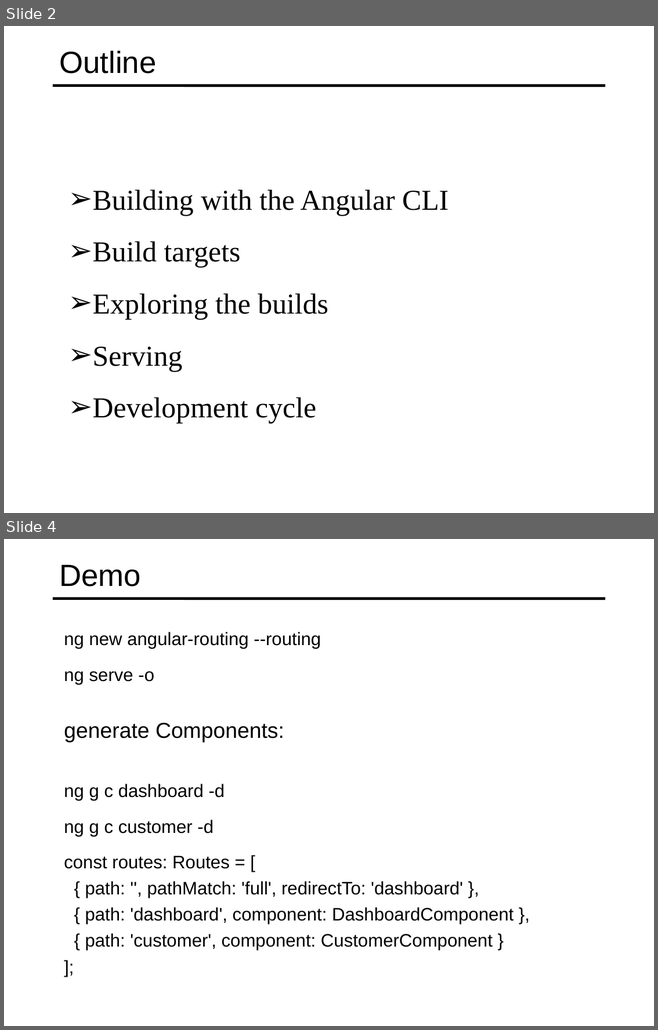
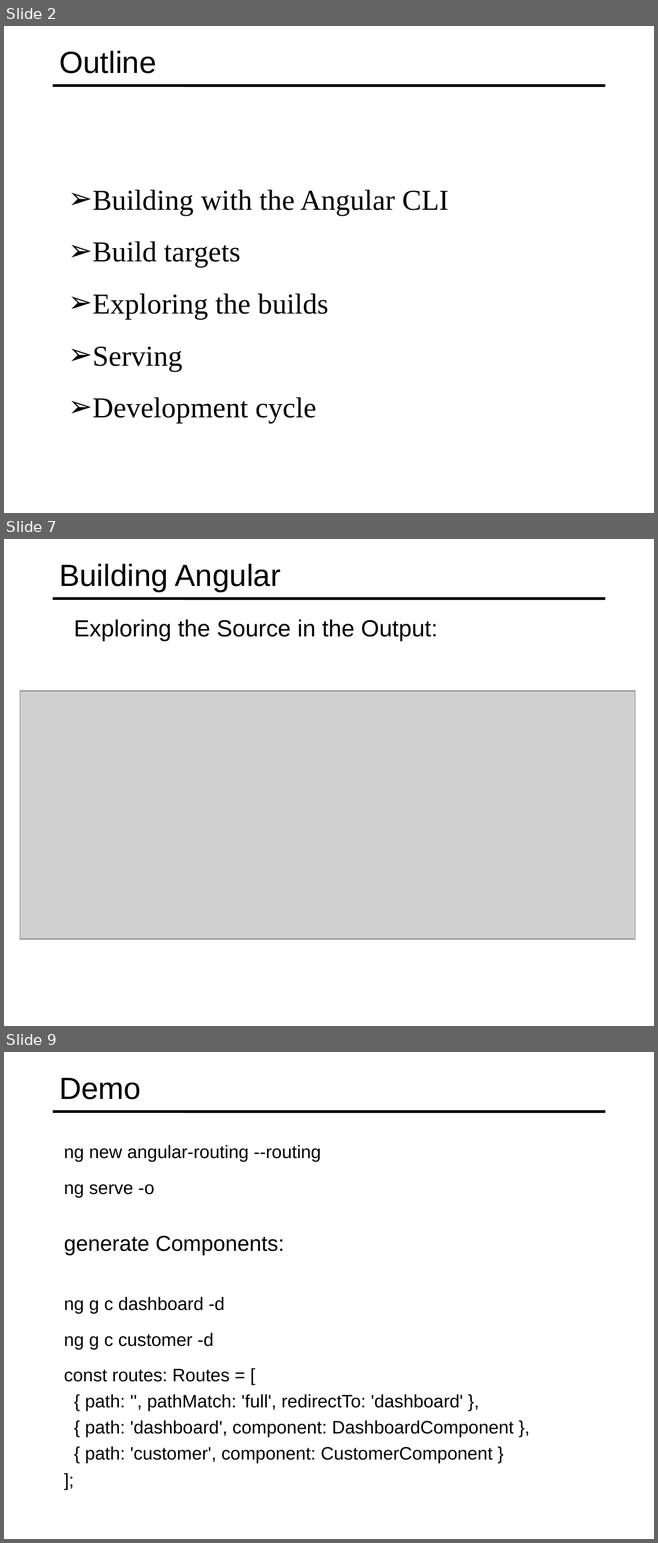
Before and after one commit to specter01wj/Jago_Link_Training, a slide deck: Angular/Angular7/Angular CLI/6.Building and Serving/L6_Building and Serving.ppt. Shown one above the other, each under a label of ours: slides 2 and 4 before the commit, slides 2, 7 and 9 after it; the slides between them are not shown. The pictures are 658x1030 and 658x1543 pixels, drawn with LibreOffice and Linux fonts; fonts in the diff are those of the drawing; grey boxes stand for pictures. Boxes give left, top, right and bottom in pixels: in the first picture for what was removed or moved away, otherwise in the second. Text is boxed around its words. In the diff, an @@ line names an element or a change of style, - is before the commit and + after.

```diff
--- a/Angular/Angular7/Angular CLI/6.Building and Serving/L6_Building and Serving.ppt
+++ b/Angular/Angular7/Angular CLI/6.Building and Serving/L6_Building and Serving.ppt
@@ slide 7 added at [4,539,654,1026], background #FFFFFF; not listed: 1 template element that a slide beside it also shows @@
@@ title added at [59,563,281,592], 34 pt, text #000000 @@
+Building Angular
@@ text added at [74,619,437,641], 25.9 pt, text #000000 @@
+  Exploring the Source in the Output:
@@ picture added at [20,691,635,939] @@
@@ what was slide 4 is now slide 9 @@
```
Also in this commit, not shown: 5 other slides added, 1 slide removed.
